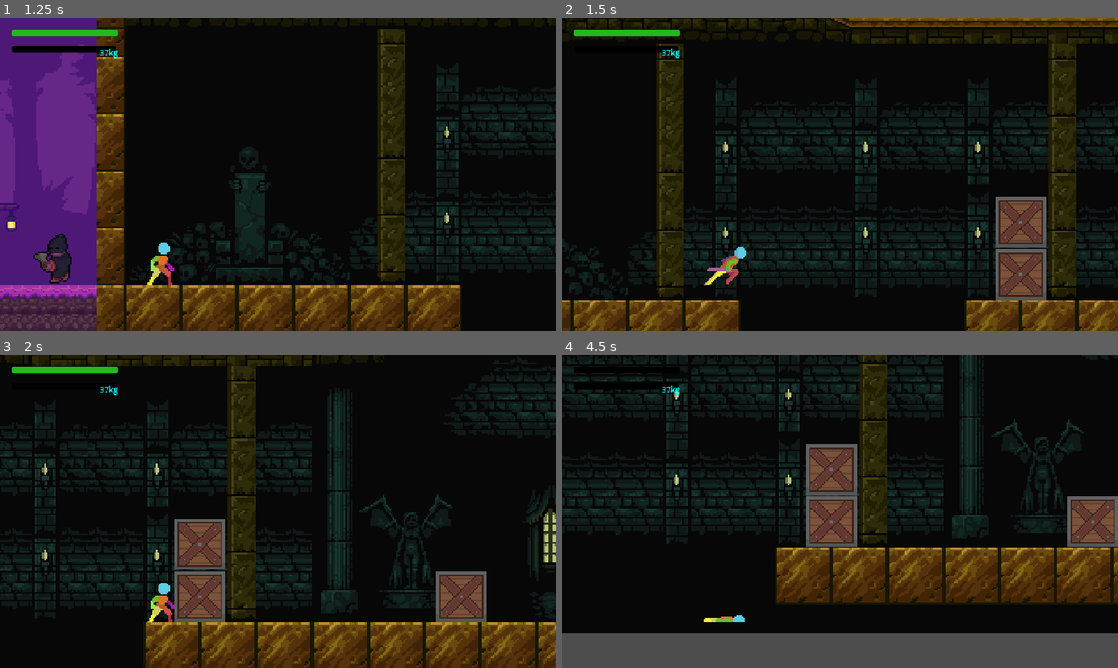
Above: before the commit, frames 1-4 (two rows, left to right).
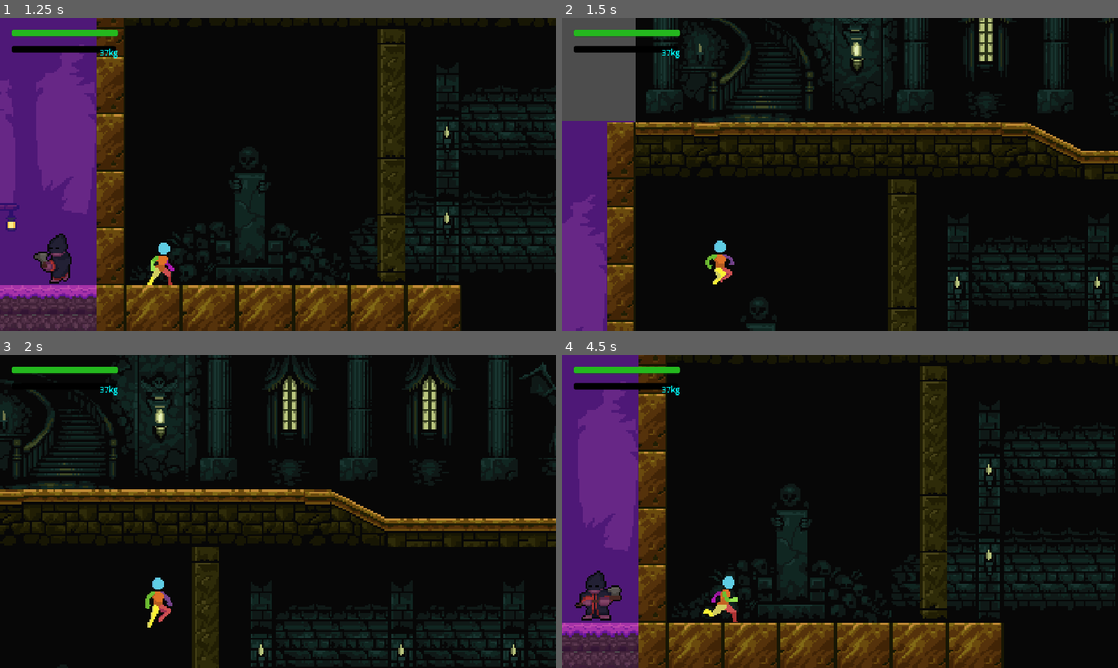
Above: after the commit, the same moments.

Repository: zeckless/Prime-MICh
Game: Godot game, scene res://Scenes/MainMenu.tscn
The game is run twice, just before and just after one commit, with the same random seed, the same clock (stepped at 60 frames per second) and the same inputs.
Inputs (mouse positions are in pixels of both pictures, inside the frame that each line leads up to):
- Up to frame 1 (1.25 s): click "Jugar" at 0.5 s
- Up to frame 2 (1.5 s): tap Enter (ui_accept) at 1.25 s; move the mouse to (962, 158) at 1.27 s; hold Right (ui_right) from 1.28 s (still down); hold F (interact, bound only before the commit) from 1.28 s (still down)
- Up to frame 3 (2 s): keep holding Right (ui_right); keep holding F (interact, bound only before the commit); tap Enter (ui_accept) at 1.52 s; right-click (400, 495) at 1.55 s
- Up to frame 4 (4.5 s): move the mouse to (728, 527) at 2.02 s; release F (interact, bound only before the commit) at 2.03 s; right-click (728, 527) at 2.1 s; tap Enter (ui_accept) at 2.27, 3.77 s; tap G (push, bound only before the commit) at 2.3 s; move the mouse to (895, 442) at 2.77 s; release Right (ui_right) at 2.78 s; hold Left (ui_left) 2.78-3.53 s; hold G (push, bound only before the commit) 2.78-3.53 s; click (895, 442) at 3.05 s; move the mouse to (812, 574) at 3.52 s; hold Right (ui_right) from 3.53 s (still down); click (812, 574) at 3.6 s; tap F (interact, bound only before the commit) at 3.8 s; move the mouse to (1006, 558) at 4.27 s; hold Right mouse button (push, bound only after the commit) from 4.28 s (still down); tap Q (decrease_weight) at 4.35 s

Frame 1 is identical in both runs. In frame 2, 47% of the frame differs, in the area x 0-100%, y 0-100%; in frame 3, 39%; in frame 4, 57%.

Commit message:
referencia pull push

Diff:
--- a/Scenes/Player.tscn
+++ b/Scenes/Player.tscn
@@ -654,3 +654,7 @@
 script = ExtResource("9_megsn")
 
 [node name="HUDpeso" parent="." instance=ExtResource("10_yoq75")]
+
+[node name="Line2D" type="Line2D" parent="."]
+z_index = 1
+width = 1.0
--- a/Scripts/player.gd
+++ b/Scripts/player.gd
@@ -8,14 +8,16 @@
 const GRAVITY = 15.0
 
 # --- CONFIGURACIÓN DEL DASH ---
-const DASH_SPEED = 700.0
+const DASH_SPEED = 350.0
 const DASH_STOP_DISTANCE = 25.0
 const MIN_DASH_TIME = 0.5
 
-# --- CONFIGURACIÓN DEL REBOTE (NUEVO) ---
-const RECOIL_SPEED = 400.0   # Velocidad hacia atrás
-const RECOIL_JUMP = -250.0   # Un pequeño salto para el "airspin"
-const RECOIL_DURATION = 0.4  # Cuánto tiempo dura el descontrol
+# --- CONFIGURACIÓN DEL REBOTE (MODO VUELO - AJUSTADO) ---
+const RECOIL_SPEED = 280.0   # (Antes 300) Un pelín más lento
+const RECOIL_JUMP = -200.0   # (Antes -220) Salto un poco más controlado
+const RECOIL_DURATION = 0.4
+const RECOIL_DRAG = 3.0      # (Antes 2.0) Un poco más de resistencia al aire
+const RECOIL_GRAVITY = 0.45  # (Antes 0.3) Un poco más de gravedad para no flotar tanto
 
 # --- SISTEMA DE PESO ---
 var current_weight = 37.0
@@ -24,7 +26,7 @@
 var max_weight = 100.0
 
 # --- INTERACCIÓN ---
-var detection_radius = 400.0
+var detection_radius = 200.0
 var nearby_objects = []
 var selected_object = null
 
@@ -34,13 +36,14 @@
 var is_pulling = false
 var is_pushing = false
 var is_dashing = false
-var is_recoiling = false # NUEVO ESTADO: Retrocediendo/Rebotando
+var is_recoiling = false
 var action_target = null
 var current_dash_timer = 0.0
-var current_recoil_timer = 0.0 # NUEVO TIMER
+var current_recoil_timer = 0.0
 
 # --- REFERENCIAS ---
 @onready var anim_sprite = $AnimatedSprite2D
+@onready var line_2d = $Line2D
 @onready var pause_menu_scene = preload("res://Scenes/pausa_menu.tscn")
 @onready var hud: CanvasLayer = $HUD
 @onready var hudpeso: CanvasLayer = $HUDpeso
@@ -72,19 +75,19 @@
 func _physics_process(delta):
 	if is_dead: return
 
-	# 1. LÓGICA DE REBOTE / RECOIL (NUEVA PRIORIDAD)
+	# 1. REBOTE
 	if is_recoiling:
 		process_recoil_physics(delta)
 		move_and_slide()
-		return # Cortamos aquí, el jugador no tiene control mientras rebota
-
-	# 2. LÓGICA DE DASH
+		return
+
+	# 2. DASH
 	if is_dashing:
 		process_dash_physics(delta)
 		move_and_slide()
 		return
 
-	# 3. LÓGICA DE FUERZAS SOBRE OBJETOS
+	# 3. FÍSICA OBJETOS
 	if is_instance_valid(action_target):
 		if is_pulling:
 			process_object_pull(delta)
@@ -99,23 +102,25 @@
 	move_and_slide()
 	handle_collisions()
 
-	# 5. ACTUALIZAR ANIMACIONES
+	# 5. ANIMACIONES Y VISUALES
 	update_animations()
-
-# ================================================================
-# LÓGICA DE REBOTE / RECOIL (NUEVO)
+	update_visual_feedback()
+
+# ================================================================
+# LÓGICA DE REBOTE (AJUSTADA)
 # ================================================================
 func process_recoil_physics(delta):
-	# Contamos el tiempo
 	current_recoil_timer += delta
 
-	# Aplicamos gravedad durante el rebote para que caiga natural
-	velocity.y += GRAVITY * delta * 50.0 # Gravedad un poco ajustada para que no flote
-
-	# Si se acabó el tiempo, volvemos a la normalidad
+	# Gravedad reducida (pero no tanto como antes)
+	velocity.y += (GRAVITY * RECOIL_GRAVITY) * delta * 50.0
+
+	# Fricción para frenar el vuelo
+	velocity.x = lerp(velocity.x, 0.0, RECOIL_DRAG * delta)
+
 	if current_recoil_timer > RECOIL_DURATION:
 		stop_all_interactions()
-		velocity.x = 0 # Frenamos el movimiento horizontal al caer
+		# Dejamos algo de inercia, pero ya está más frenada por el Drag
 		print("✅ Rebote terminado")
 
 # ================================================================
@@ -200,9 +205,8 @@
 # ANIMACIONES
 # ================================================================
 func update_animations():
-	# Bloqueos de animaciones especiales
 	if is_dashing: return
-	if is_recoiling: return # airspin ya se está reproduciendo
+	if is_recoiling: return
 
 	var anim = "idle"
 	if is_dead:
@@ -226,24 +230,24 @@
 			anim_sprite.play(anim_name)
 
 # ================================================================
-# INPUTS
+# INPUTS (MOUSE)
 # ================================================================
 
 func _input(event):
-	if not event is InputEventKey or is_dead: return
+	if is_dead: return
 
 	if event.is_action_pressed("ui_cancel"):
 		var pause_menu = pause_menu_scene.instantiate()
 		get_tree().current_scene.add_child(pause_menu)
 		get_tree().paused = true
 
-	# TECLA F
-	if event.is_action_pressed("interact"):
+	# CLICK IZQUIERDO: PULL / DASH
+	if event.is_action_pressed("pull"):
 		start_pull_or_dash()
-	elif event.is_action_released("interact"):
-		stop_all_interactions()
-
-	# TECLA G
+	elif event.is_action_released("pull"):
+		stop_all_interactions()
+
+	# CLICK DERECHO: PUSH / REBOTE
 	if event.is_action_pressed("push"):
 		start_push()
 	elif event.is_action_released("push"):
@@ -264,58 +268,82 @@
 		is_dashing = true
 		current_dash_timer = 0.0
 		play_anim("dash")
-		print("🚀 DASH INICIADO")
 
 func start_push():
-	if is_pulling or is_dashing or is_recoiling or not is_on_floor() or not is_instance_valid(selected_object): return
+	if is_pulling or is_dashing or is_recoiling or not is_instance_valid(selected_object): return
+
 	var obj_weight = selected_object.get_weight() if selected_object.has_method("get_weight") else 50.0
 	action_target = selected_object
 
-	# --- LÓGICA DE REBOTE (PUSH BACK) ---
+	# REBOTE
 	if current_weight <= obj_weight:
-		print("🔙 Objeto muy pesado -> ¡REBOTE!")
-		start_recoil() # Llamamos a la nueva función
-		return
-	# ------------------------------------
-
-	is_pushing = true
-
-# NUEVA FUNCIÓN PARA INICIAR EL REBOTE
+		start_recoil()
+		return
+
+	# EMPUJE
+	if is_on_floor():
+		is_pushing = true
+	else:
+		print("⚠️ No puedes empujar en el aire")
+		action_target = null
+
 func start_recoil():
 	is_recoiling = true
 	current_recoil_timer = 0.0
 
-	# Dirección opuesta al objeto
 	var direction_to_obj = (action_target.global_position - global_position).normalized()
 	var recoil_dir = -direction_to_obj.x
 	if recoil_dir == 0: recoil_dir = -1.0 if facing_right else 1.0
 
-	# Aplicar física de rebote
 	velocity = Vector2(sign(recoil_dir) * RECOIL_SPEED, RECOIL_JUMP)
-
-	# --- CORRECCIÓN DE ANIMACIÓN ---
-	# Verificamos si existe "airspin". Si no, usamos "jump" para que no se vea raro.
-	if anim_sprite.sprite_frames.has_animation("airspin"):
-		anim_sprite.play("airspin")
-		print("🌪️ Reproduciendo airspin")
-	else:
-		anim_sprite.play("jump")
-		print("⚠️ ALERTA: No existe la animación 'airspin'. Usando 'jump' por mientras.")
+	anim_sprite.play("airspin")
 
 func stop_all_interactions():
 	is_pulling = false
 	is_pushing = false
 	is_dashing = false
-	is_recoiling = false # Reseteamos el estado
+	is_recoiling = false
 	action_target = null
 	current_dash_timer = 0.0
 	current_recoil_timer = 0.0
 
 # ================================================================
-# UTILIDADES
-# ================================================================
-# (El resto de las utilidades sigue igual, no hace falta cambiarlas)
-# Solo asegúrate de copiar hasta el final del archivo anterior
+# VISUALES
+# ================================================================
+
+func update_visual_feedback():
+	if not line_2d: return
+	if not is_instance_valid(selected_object):
+		line_2d.visible = false
+		return
+
+	line_2d.visible = true
+	line_2d.clear_points()
+	line_2d.add_point(Vector2.ZERO)
+	line_2d.add_point(to_local(selected_object.global_position))
+
+	var obj_weight = selected_object.get_weight() if selected_object.has_method("get_weight") else 50.0
+
+	var col_pull = Color.GREEN_YELLOW
+	var col_dash = Color.CYAN
+	var col_push = Color.ORANGE
+	var col_fail = Color.RED
+
+	if current_weight > obj_weight:
+		line_2d.default_color = col_pull
+		line_2d.width = 1.0
+	else:
+		line_2d.default_color = col_dash
+		line_2d.width = 2.0
+
+	if is_pushing:
+		line_2d.default_color = col_push
+	elif is_recoiling:
+		line_2d.default_color = col_fail
+
+# ... (El resto de funciones auxiliares change_weight_level, handle_collisions, etc.)
+# CÓPIALAS DEL SCRIPT ANTERIOR SI LAS TIENES SEPARADAS O MANTENLAS COMO ESTABAN.
+# (Asegúrate de no dejarlas fuera)
 func change_weight_level():
 	if weight_component:
 		weight_component.change_to_next_level()
--- a/project.godot
+++ b/project.godot
@@ -49,14 +49,14 @@
 "events": [Object(InputEventKey,"resource_local_to_scene":false,"resource_name":"","device":-1,"window_id":0,"alt_press …(192 unchanged characters)…
 ]
 }
-interact={
+pull={
 "deadzone": 0.5,
-"events": [Object(InputEventKey,"resource_local_to_scene":false,"resource_name":"","device":-1,"window_id":0,"alt_pressed":false,"shift_pressed":false,"ctrl_pressed":false,"meta_pressed":false,"pressed":false,"keycode":0,"physical_keycode":70,"key_label":0,"unicode":102,"location":0,"echo":false,"script":null)
+"events": [Object(InputEventMouseButton,"resource_local_to_scene":false,"resource_name":"","device":-1,"window_id":0,"alt_pressed":false,"shift_pressed":false,"ctrl_pressed":false,"meta_pressed":false,"button_mask":0,"position":Vector2(0, 0),"global_position":Vector2(0, 0),"factor":1.0,"button_index":1,"canceled":false,"pressed":false,"double_click":false,"script":null)
 ]
 }
 push={
 "deadzone": 0.5,
-"events": [Object(InputEventKey,"resource_local_to_scene":false,"resource_name":"","device":-1,"window_id":0,"alt_pressed":false,"shift_pressed":false,"ctrl_pressed":false,"meta_pressed":false,"pressed":false,"keycode":0,"physical_keycode":71,"key_label":0,"unicode":103,"location":0,"echo":false,"script":null)
+"events": [Object(InputEventMouseButton,"resource_local_to_scene":false,"resource_name":"","device":-1,"window_id":0,"alt_pressed":false,"shift_pressed":false,"ctrl_pressed":false,"meta_pressed":false,"button_mask":0,"position":Vector2(0, 0),"global_position":Vector2(0, 0),"factor":1.0,"button_index":2,"canceled":false,"pressed":false,"double_click":false,"script":null)
 ]
 }
 
